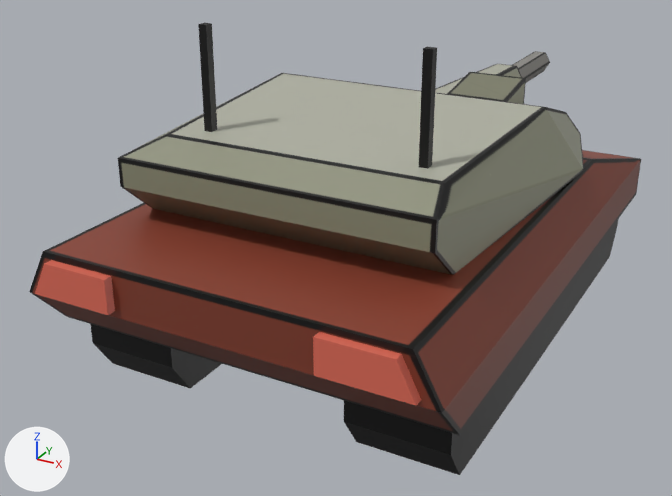
A saved change to the glTF model assets/tank_gen_2.gltf.
Both versions are drawn from a 50 mm camera at (16.4, -35.1, 16.7) aimed at (-2.8, -0.2, -0.7). The axes (+X, +Y, +Z) are drawn at lower left. The lights are the same throughout. Where no turn or scale is listed for an object, it has been applied to the vertices.

Names of what the first picture shows: 'Body', 'Head', 'TailLight1', 'Track2'.
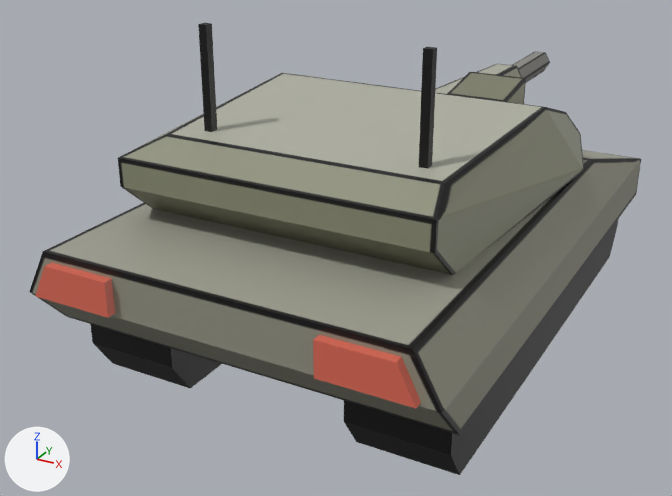
The change, as a diff of the scene's bpy script:
```diff
--- a/assets/tank_gen_2.gltf.py
+++ b/assets/tank_gen_2.gltf.py
@@ mat_bodymaterial @@
 n1 = _N.new('ShaderNodeOutputMaterial'); n1.name = 'Material Output'
-n2 = _N.new('ShaderNodeMix'); n2.name = 'Mix'
-n2.data_type = 'RGBA'
-n2.blend_type = 'MULTIPLY'
-n2.inputs[0].default_value = 1.0  # 'Factor'
-n2.inputs[7].default_value = (0.724, 0.145, 0.0951, 1.0)  # 'B', red #dd6a57
 n3 = _N.new('ShaderNodeTexImage'); n3.name = 'Image Texture'
@@ mat_bodymaterial @@
 n0 = _N.new('ShaderNodeBsdfPrincipled'); n0.name = 'Principled BSDF'
 _L.new(n0.outputs[0], n1.inputs[0])  # 'BSDF' to 'Surface'
-_L.new(n2.outputs[2], n0.inputs[0])  # 'Result' to 'Base Color'
-_L.new(n3.outputs[0], n2.inputs[6])  # 'Color' to 'A'
+_L.new(n3.outputs[0], n0.inputs[0])  # 'Color' to 'Base Color'
@@ ob_taillight1 @@
 ob_taillight1 = bpy.data.objects.new('TailLight1', me_cube)
-ob_taillight1.location = (0.0, 0.0, 0.6)
+ob_taillight1.location = (0.0, 0.0, 0.5)
```

Changed parts and their boxes (x1, y1, x2, y2) in the pictures (672 x 496 px):
'Body', recoloured (red to grey)
    both: (30, 150, 641, 433)
'TailLight1', moved
    before: (35, 260, 421, 406)
    after: (35, 263, 421, 408)
